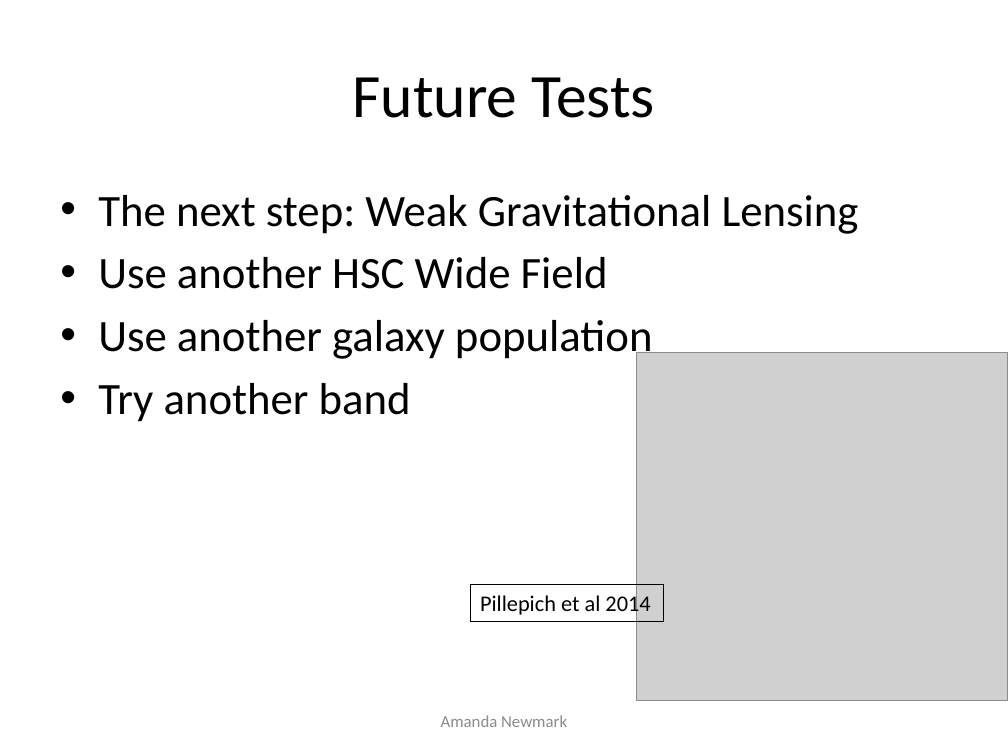
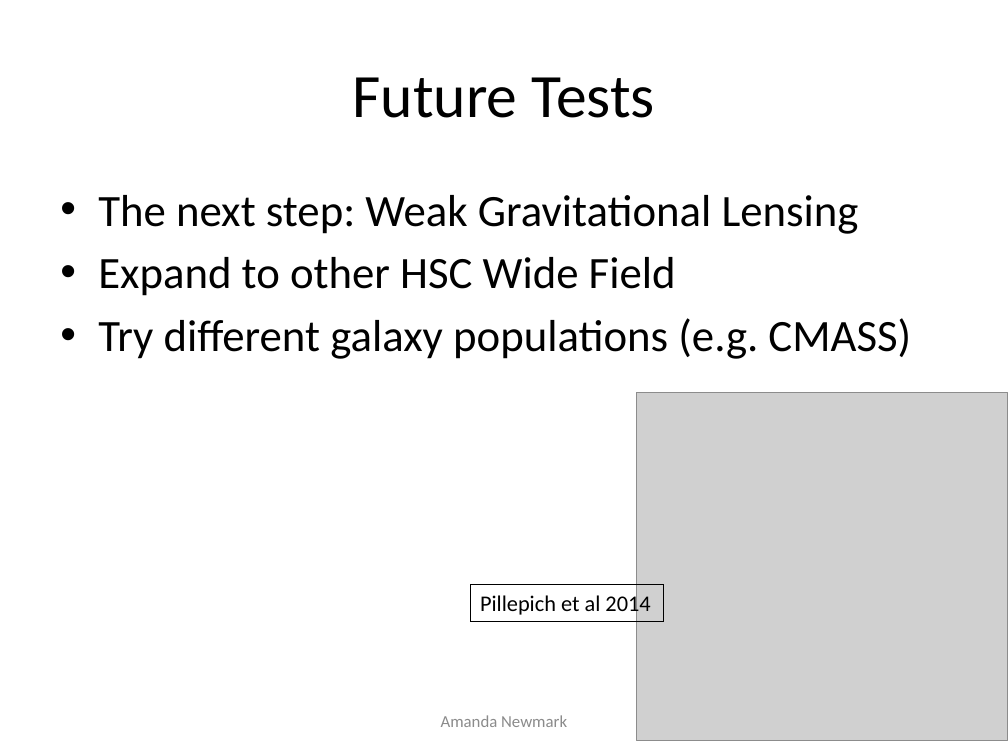
Before and after one commit to anewmark/galaxy_dark_matter, a slide deck: slide 11 of big_presentation.pptx (slide 13 before the commit). Drawn at 1008x756 pixels with LibreOffice and Linux fonts; fonts in the diff are those of the drawing; grey boxes stand for pictures. Boxes give left, top, right and bottom in pixels: in the first picture for what was removed or moved away, otherwise in the second. Text is boxed around its words. In the diff, an @@ line names an element or a change of style, - is before the commit and + after.

```diff
--- a/big_presentation.pptx
+++ b/big_presentation.pptx
@@ text at (x1=98, y1=257, x2=911, y2=359): text changed @@
-• Use another HSC Wide Field
-• Use another galaxy population
-• Try another band
+• Expand to other HSC Wide Field
+• Try different galaxy populations (e.g. CMASS)
@@ picture moved from (x1=637, y1=352, x2=1008, y2=701) to (x1=637, y1=392, x2=1008, y2=741) @@
```
Also in this commit, not shown: 5 other slides changed, 2 slides added, 3 slides removed, 21 other files.
